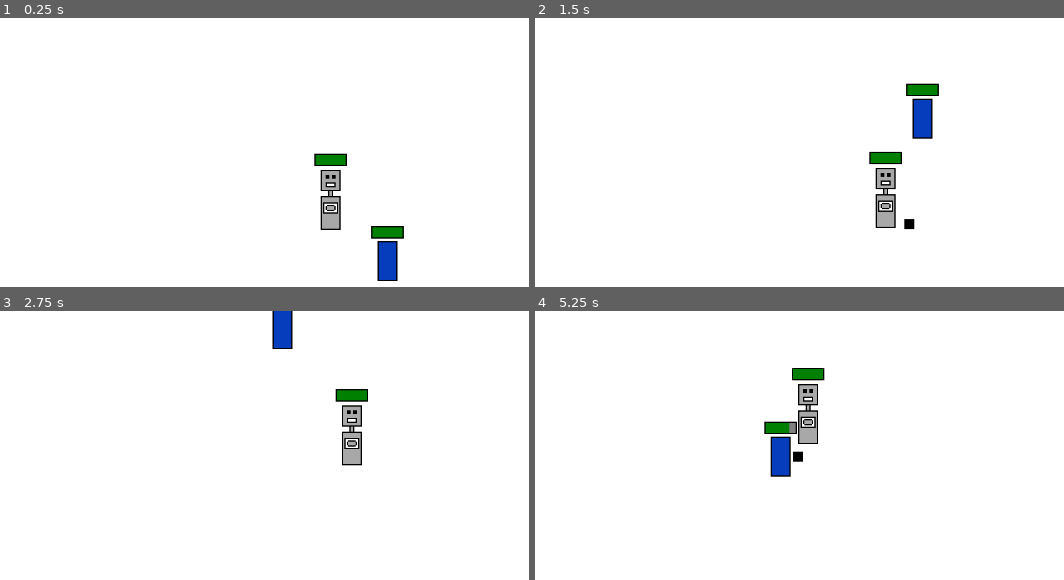
Above: before the commit, frames 1-4 (two rows, left to right).
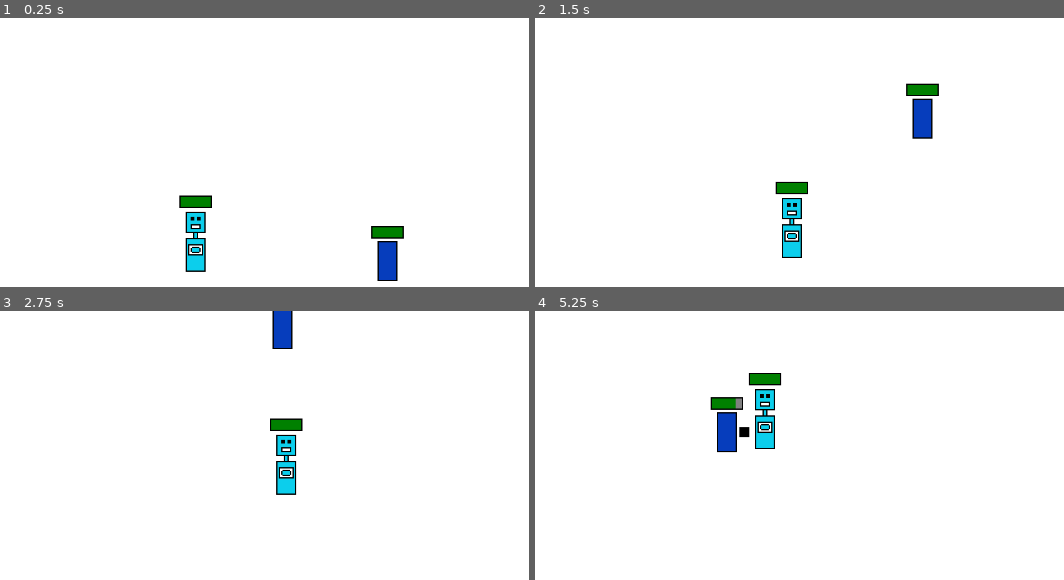
Above: after the commit, the same moments.

Repository: SSS-BBB/RecteeFight
Game: Godot game, scene res://PlayScenes/GameScenes/World/world.tscn
The game is run twice, just before and just after one commit, with the same random seed, the same clock (stepped at 60 frames per second) and the same inputs.
Inputs:
- Up to frame 1 (0.25 s): no input
- Up to frame 2 (1.5 s): hold Space (attack) 0.53-1.28 s; hold W (move_up) from 0.53 s (still down); tap Space (attack) at 1.35 s
- Up to frame 3 (2.75 s): release W (move_up) at 2.03 s; hold A (move_left) from 2.03 s (still down); hold Space (attack) from 2.03 s (still down)
- Up to frame 4 (5.25 s): release Space (attack) at 2.78 s; tap Space (attack) at 2.85, 4.35 s; release A (move_left) at 3.53 s; hold S (move_down) 3.53-4.28 s; hold Space (attack) 3.53-4.28 s; hold D (move_right) 4.28-5.03 s; hold W (move_up) from 5.03 s (still down); hold Space (attack) from 5.03 s (still down)

The runs differ from the first frame. In frame 1, 2.2% of the frame differs, in the area x 33-66%, y 50-95%; in frame 2, 2.3%; in frame 3, 2.2%; in frame 4, 4.0%, in the area x 33-55%, y 21-62%.

Commit message:
Added teleportation robot
-added robot teleport component
-make sure robot teleport does not overlap with other bodies

Diff:
--- a/Entities/Actors/Enemies/Robots/BasicRobot/MultipleRays/multiple_rays.gd
+++ b/Entities/Actors/Enemies/Robots/BasicRobot/MultipleRays/multiple_rays.gd
@@ -11,6 +11,8 @@
 @export var ray_offset: Vector2 = Vector2.ZERO
 @export var horizontal_ray: int = -1 # -1 -> left, 1 -> right
 
+signal ray_hit_player(player: Player)
+
 # Game functions
 func _validate_property(property: Dictionary) -> void:
 	if (property.name == "ray_size" or property.name == "ray_offset") and not auto_ray_add:
@@ -19,6 +21,13 @@
 func _ready() -> void:
 	if auto_ray_add:
 		add_multiple_rays()
+
+func _physics_process(_delta: float) -> void:
+	var hit: Node2D = rays_target_collider("player")
+	if not hit:
+		return
+	var player: Player = hit as Player
+	ray_hit_player.emit(player)
 
 # Class functions
 func add_multiple_rays() -> void:
--- a/Entities/Actors/Enemies/Robots/BasicRobot/Nodes/basic_robot.tscn
+++ b/Entities/Actors/Enemies/Robots/BasicRobot/Nodes/basic_robot.tscn
@@ -13,6 +13,7 @@
 [ext_resource type="Shader" uid="uid://cqdc1l00nk1gq" path="res://Entities/Actors/HUDs/HitFlash/hit_flash.tres" id="7_l7spv"]
 
 [sub_resource type="ShaderMaterial" id="ShaderMaterial_j4ywm"]
+resource_local_to_scene = true
 shader = ExtResource("7_l7spv")
 shader_parameter/hit_flash_enabled = false
 shader_parameter/hit_color = Color(1, 0, 0, 1)
@@ -95,6 +96,7 @@
 _target_group_name = "player"
 _actor_body = NodePath("../..")
 _knockback_component = NodePath("../KnockbackComponent")
+_wave_dependent = true
 _move_speed_range_radius = 5.0
 
 [node name="Sprite2D" type="Sprite2D" parent="."]
--- /dev/null
+++ b/Entities/Actors/Enemies/Robots/TeleportaionRobot/Components/RobotTeleportComponent/robot_teleport_component.gd
@@ -0,0 +1,73 @@
+class_name RobotTeleportComponent extends Node2D
+
+@onready var _timer: Timer = %Timer
+@onready var _check_intersect_area: Area2D = %CheckIntersectArea
+
+@export var _actor_body: PhysicsBody2D
+@export var _multiple_rays: MultipleRays
+@export var _teleport_audio_player: AudioStreamPlayer2D
+@export var _wave_dependent: bool = false
+@export_group("Teleportation Properties")
+@export var _init_teleport_radius: float = 300.0
+@export var _init_teleport_time: float = 2.5
+@export var _teleport_radius_range_radius: float = 0.0
+@export var _teleport_time_range_radius: float = 0.0
+
+var _teleporting: bool
+var _teleport_radius: float
+
+func _ready() -> void:
+	if _wave_dependent:
+		pass
+
+	_teleporting = false
+	_teleport_radius = _init_teleport_radius
+	_teleport_radius = GameManager.randf_radius(_teleport_radius, _teleport_radius_range_radius, 50.0)
+
+	if not _multiple_rays:
+		push_error("RobotTeleportComponent: _multiple_rays is not initialized. cannot teleport when sees player.")
+		return
+
+	_multiple_rays.ray_hit_player.connect(_start_teleporting)
+
+func _start_teleporting(_player: Player) -> void:
+	if _teleporting:
+		return
+
+	_teleporting = true
+	var teleport_time: float = GameManager.randf_radius(_init_teleport_time, _teleport_time_range_radius)
+	_timer.wait_time = teleport_time
+	_timer.start()
+
+func _teleport() -> void:
+
+	var rand_teleport: Vector2 = Vector2(randf_range(-_teleport_radius, _teleport_radius), randf_range(-_teleport_radius, _teleport_radius))
+	var rand_position: Vector2 = _actor_body.global_position + rand_teleport
+	rand_position = _get_non_overlap_position(rand_position)
+
+	if rand_position == Vector2.ZERO:
+		push_warning("RobotTeleportComponent: cannot find position that is not overlapping with other bodies.")
+		_teleporting = false
+		return
+
+	if _teleport_audio_player:
+		_teleport_audio_player.play()
+
+	_actor_body.global_position = rand_position
+	_check_intersect_area.global_position = _actor_body.global_position
+
+	_teleporting = false
+
+func _get_non_overlap_position(overlap_position: Vector2, count: int = 0) -> Vector2:
+	_check_intersect_area.global_position = overlap_position
+
+	if count >= 100:
+		return Vector2.ZERO
+
+	var overlap_bodies: Array[Node2D] = _check_intersect_area.get_overlapping_bodies()
+	if (overlap_bodies.size() == 1 and overlap_bodies[0] == _actor_body) or overlap_bodies.size() == 0:
+		return overlap_position
+
+	var rand_teleport: Vector2 = Vector2(randf_range(-_teleport_radius, _teleport_radius), randf_range(-_teleport_radius, _teleport_radius))
+	var rand_position: Vector2 = _actor_body.global_position + rand_teleport
+	return _get_non_overlap_position(rand_position, count + 1)
--- /dev/null
+++ b/Entities/Actors/Enemies/Robots/TeleportaionRobot/Components/RobotTeleportComponent/robot_teleport_component.tscn
@@ -0,0 +1,26 @@
+[gd_scene load_steps=3 format=3 uid="uid://dnlmh1xu2pt48"]
+
+[ext_resource type="Script" uid="uid://vs5wn24m2r5p" path="res://Entities/Actors/Enemies/Robots/TeleportaionRobot/Components/RobotTeleportComponent/robot_teleport_component.gd" id="1_7xf2o"]
+
+[sub_resource type="RectangleShape2D" id="RectangleShape2D_avx2x"]
+resource_local_to_scene = true
+size = Vector2(16, 48)
+
+[node name="RobotTeleportComponent" type="Node2D" node_paths=PackedStringArray("_actor_body", "_multiple_rays", "_teleport_audio_player")]
+script = ExtResource("1_7xf2o")
+_actor_body = NodePath("")
+_multiple_rays = NodePath("")
+_teleport_audio_player = NodePath("")
+_wave_dependent = true
+
+[node name="Timer" type="Timer" parent="."]
+unique_name_in_owner = true
+one_shot = true
+
+[node name="CheckIntersectArea" type="Area2D" parent="."]
+unique_name_in_owner = true
+
+[node name="CollisionShape2D" type="CollisionShape2D" parent="CheckIntersectArea"]
+shape = SubResource("RectangleShape2D_avx2x")
+
+[connection signal="timeout" from="Timer" to="." method="_teleport"]
--- /dev/null
+++ b/Entities/Actors/Enemies/Robots/TeleportaionRobot/Nodes/teleportation_robot.tscn
@@ -0,0 +1,43 @@
+[gd_scene load_steps=6 format=3 uid="uid://du8q4v52bwyfl"]
+
+[ext_resource type="PackedScene" uid="uid://bimcpnjtqdnbq" path="res://Entities/Actors/Enemies/Robots/BasicRobot/Nodes/basic_robot.tscn" id="1_bpxhg"]
+[ext_resource type="PackedScene" uid="uid://dnlmh1xu2pt48" path="res://Entities/Actors/Enemies/Robots/TeleportaionRobot/Components/RobotTeleportComponent/robot_teleport_component.tscn" id="2_avx2x"]
+[ext_resource type="Shader" uid="uid://cqdc1l00nk1gq" path="res://Entities/Actors/HUDs/HitFlash/hit_flash.tres" id="2_ek0uh"]
+[ext_resource type="AudioStream" uid="uid://dqggko7g4vo4u" path="res://Entities/Actors/Enemies/Robots/TeleportaionRobot/SFXs/robot_teleport.wav" id="4_avx2x"]
+
+[sub_resource type="ShaderMaterial" id="ShaderMaterial_f38qy"]
+resource_local_to_scene = true
+shader = ExtResource("2_ek0uh")
+shader_parameter/hit_flash_enabled = false
+shader_parameter/hit_color = Color(1, 0, 0, 1)
+
+[node name="TeleportationRobot" instance=ExtResource("1_bpxhg")]
+
+[node name="HealthComponent" parent="ComponentsContainer" index="0"]
+_init_max_health = 3
+_max_health_range_radius = 2
+
+[node name="MeleeAttackComponent" parent="ComponentsContainer" index="2"]
+_init_attack_duration = 1.75
+_init_attack_damage = 2
+_init_attack_distance = 33.0
+_attack_damage_range_radius = 1
+_attack_distance_range_radius = 8.0
+
+[node name="MoveToTargetComponent" parent="ComponentsContainer" index="4"]
+_init_move_speed = 28.0
+_move_speed_range_radius = 7.0
+
+[node name="RobotTeleportComponent" parent="ComponentsContainer" index="5" node_paths=PackedStringArray("_actor_body", "_multiple_rays", "_teleport_audio_player") instance=ExtResource("2_avx2x")]
+_actor_body = NodePath("../..")
+_multiple_rays = NodePath("../../MultipleRays")
+_teleport_audio_player = NodePath("../../AudioPlayers/TeleportAudioPlayer")
+_teleport_radius_range_radius = 50.0
+_teleport_time_range_radius = 1.0
+
+[node name="Sprite2D" parent="." index="1"]
+material = SubResource("ShaderMaterial_f38qy")
+region_rect = Rect2(32, 0, 16, 48)
+
+[node name="TeleportAudioPlayer" type="AudioStreamPlayer2D" parent="AudioPlayers" index="1"]
+stream = ExtResource("4_avx2x")
--- a/Entities/Actors/Player/Node/player.tscn
+++ b/Entities/Actors/Player/Node/player.tscn
@@ -12,6 +12,7 @@
 [ext_resource type="Shader" uid="uid://cqdc1l00nk1gq" path="res://Entities/Actors/HUDs/HitFlash/hit_flash.tres" id="6_4c2vl"]
 
 [sub_resource type="ShaderMaterial" id="ShaderMaterial_v12bg"]
+resource_local_to_scene = true
 shader = ExtResource("6_4c2vl")
 shader_parameter/hit_flash_enabled = false
 shader_parameter/hit_color = Color(1, 0, 0, 1)
--- a/PlayScenes/GameScenes/World/world.tscn
+++ b/PlayScenes/GameScenes/World/world.tscn
@@ -1,7 +1,7 @@
 [gd_scene load_steps=6 format=3 uid="uid://be4x6gsh2wcnl"]
 
 [ext_resource type="PackedScene" uid="uid://bhqhk3jr1mjdn" path="res://Entities/Actors/Player/Node/player.tscn" id="1_o7agh"]
-[ext_resource type="PackedScene" uid="uid://bimcpnjtqdnbq" path="res://Entities/Actors/Enemies/Robots/BasicRobot/Nodes/basic_robot.tscn" id="2_hpk4a"]
+[ext_resource type="PackedScene" uid="uid://du8q4v52bwyfl" path="res://Entities/Actors/Enemies/Robots/TeleportaionRobot/Nodes/teleportation_robot.tscn" id="3_6dtal"]
 [ext_resource type="Script" uid="uid://bpb1y52dummp6" path="res://Utils/Cameras/Components/CameraShakingComponent/camera_shaking_component.gd" id="3_ggw3w"]
 [ext_resource type="Script" uid="uid://0cnspdflab0v" path="res://Utils/Cameras/GameCamera/game_camera.gd" id="3_xi0hx"]
 [ext_resource type="Script" uid="uid://dfpfmomjb6otx" path="res://CommonComponents/ComponentsContainer/components_container.gd" id="4_caqc3"]
@@ -20,8 +20,10 @@
 
 [node name="BasicRobots" type="Node2D" parent="Actors/Enemies"]
 
-[node name="BasicRobot" parent="Actors/Enemies/BasicRobots" instance=ExtResource("2_hpk4a")]
-position = Vector2(516, 277)
+[node name="TeleportationRobots" type="Node2D" parent="Actors/Enemies"]
+
+[node name="TeleportationRobot" parent="Actors/Enemies/TeleportationRobots" instance=ExtResource("3_6dtal")]
+position = Vector2(292, 356)
 scale = Vector2(2, 2)
 
 [node name="Cameras" type="Node2D" parent="."]
Not shown, added: Entities/Actors/Enemies/Robots/TeleportaionRobot/Components/RobotTeleportComponent/robot_teleport_component.gd.uid
Not shown, added: Entities/Actors/Enemies/Robots/TeleportaionRobot/SFXs/robot_teleport.wav.import
Not shown, added: Entities/Actors/Enemies/Robots/TeleportaionRobot/SFXs/robot_teleport.wav
